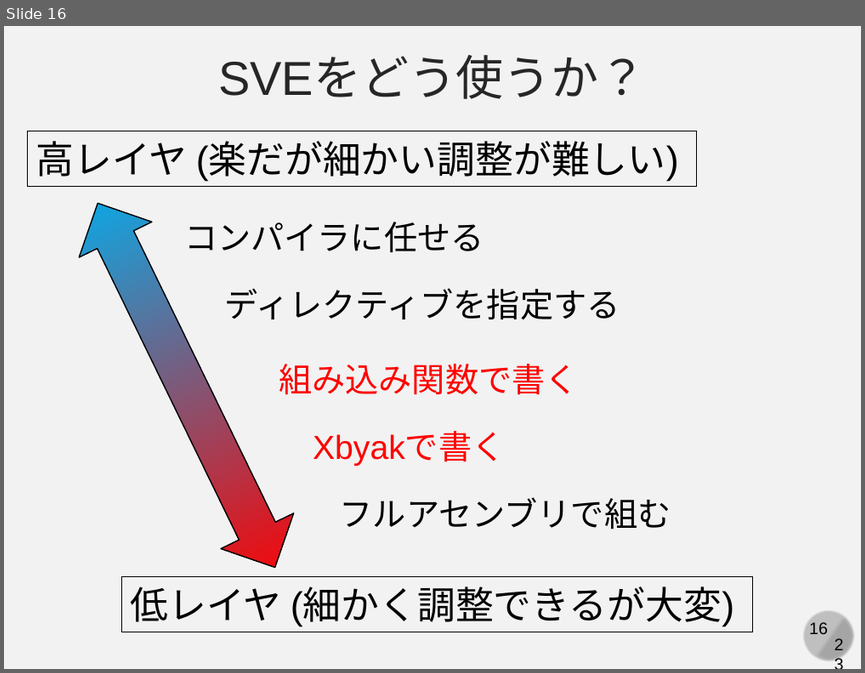
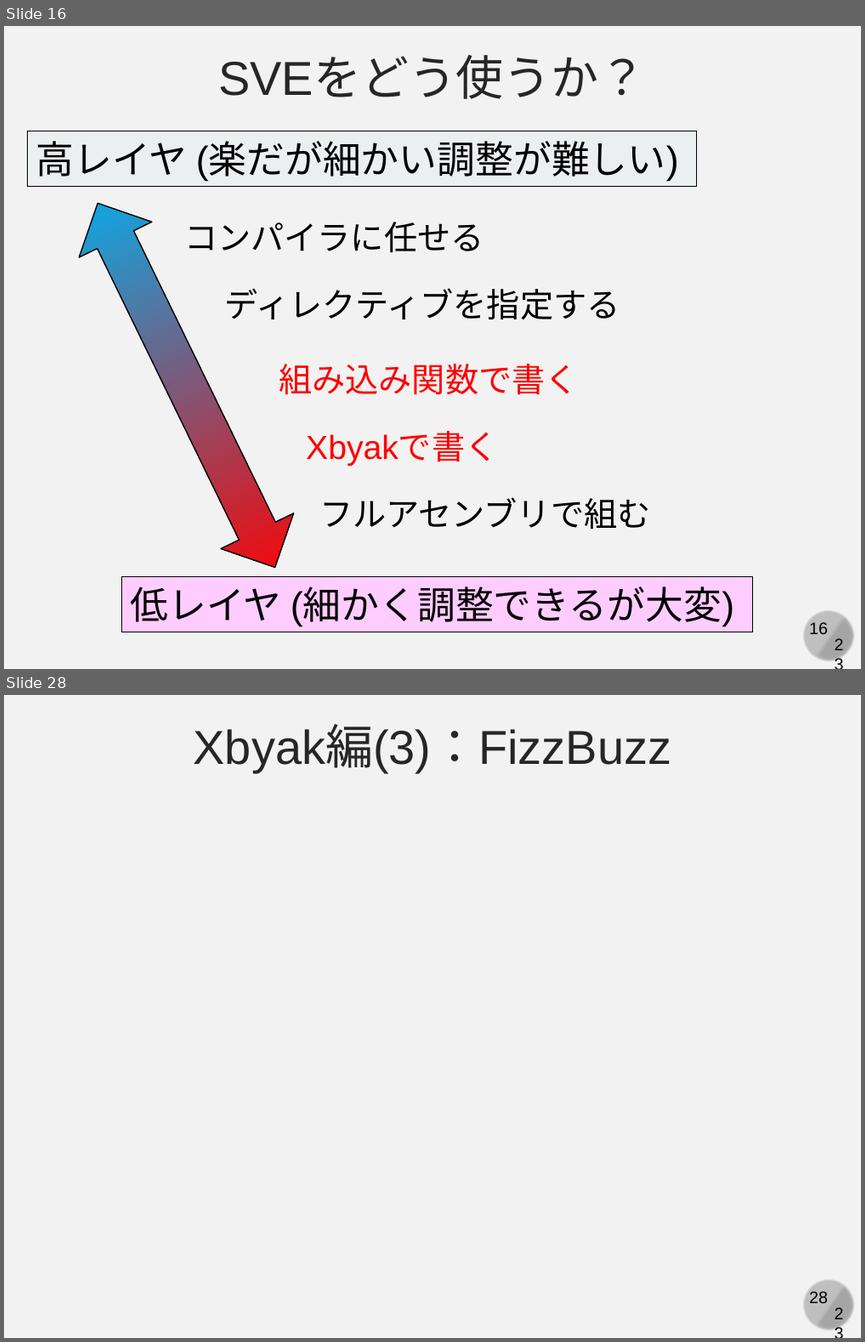
Before and after one commit to kaityo256/xbyak_aarch64_handson, a slide deck: slide/xbyak_aarch64.pptx. Shown one above the other, each under a label of ours: slide 16 before the commit, slides 16 and 28 after it; the slides between them are not shown. The pictures are 865x673 and 865x1342 pixels, drawn with LibreOffice and Linux fonts; fonts in the diff are those of the drawing. Boxes give left, top, right and bottom in pixels: in the first picture for what was removed or moved away, otherwise in the second. Text is boxed around its words. In the diff, an @@ line names an element or a change of style, - is before the commit and + after.

```diff
--- a/slide/xbyak_aarch64.pptx
+++ b/slide/xbyak_aarch64.pptx
@@ slide 28 added at bbox=[4, 695, 861, 1338], background #F2F2F2; not listed: 4 template elements that a slide beside it also shows @@
@@ text added at bbox=[194, 726, 672, 772], 40 pt, text #262626 @@
+Xbyak編(3)：FizzBuzz
@@ slide 16 changed as well @@
@@ text "Xbyakで書く": place and size @@
-text "Xbyakで書く" at bbox=[313, 432, 505, 465]
+text "Xbyakで書く" at bbox=[306, 432, 498, 465]
@@ text "フルアセンブリで組む": place and size @@
-text "フルアセンブリで組む" at bbox=[340, 497, 671, 529]
+text "フルアセンブリで組む" at bbox=[319, 497, 651, 529]
@@ rectangle "低レイヤ (細かく調整できるが大変)" at bbox=[122, 577, 753, 632]: fill none to #FFCCFF @@
```
Also in this commit, not shown: 1 other slide changed, 10 other slides added, 1 other file.
